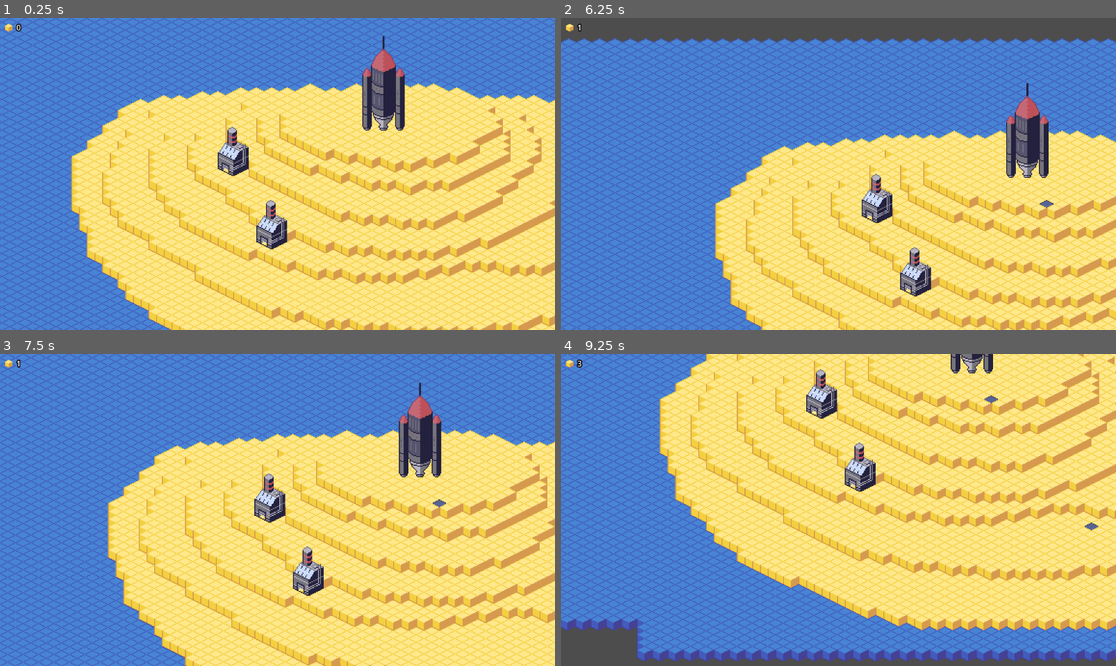
Above: before the commit, frames 1-4 (two rows, left to right).
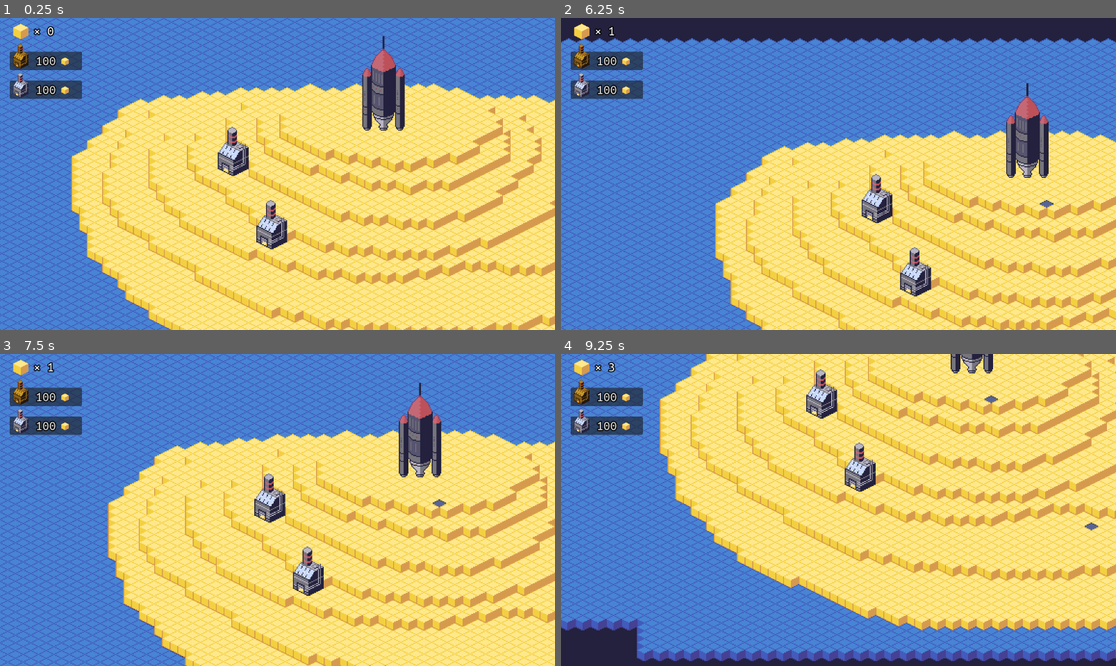
Above: after the commit, the same moments.

Repository: paul-maxime/rocket-of-sand
Game: Godot game, scene res://scenes/Island.tscn
Same seed, same stepped clock (60 frames per second), same inputs: the game is played once before the commit and once after it.
Inputs (mouse positions are in pixels of both pictures, inside the frame that each line leads up to):
- Up to frame 1 (0.25 s): no input
- Up to frame 2 (6.25 s): click (605, 61) at 0.5 s, where only the run after the commit has a clickable "100"; click (605, 89) at 1.25 s, where only the run after the commit has a clickable "100"; click (605, 61) at 2 s, where only the run after the commit has a clickable "100"; click (605, 89) at 2.75 s, where only the run after the commit has a clickable "100"; click (605, 61) at 3.5 s, where only the run after the commit has a clickable "100"; click (605, 89) at 4.25 s, where only the run after the commit has a clickable "100"; move the mouse to (960, 158) at 5.02 s; click (960, 158) at 5.17 s; tap Enter at 5.75 s; drag from (727, 189) to (810, 236) at 5.77 s
- Up to frame 3 (7.5 s): tap Space at 6.5 s; move the mouse to (333, 441) at 6.52 s; click (333, 441) at 6.67 s; tap Enter at 7.25 s; drag from (249, 572) to (111, 463) at 7.27 s
- Up to frame 4 (9.25 s): tap Space at 8 s; move the mouse to (1005, 556) at 8.02 s; click (1005, 556) at 8.17 s; tap Enter at 8.75 s; drag from (672, 463) to (755, 432) at 8.77 s

The runs differ from the first frame. In frame 1, 1.8% of the frame differs, in the area x 0-15%, y 1-27%; in frame 2, 8.7%, in the area x 0-100%, y 0-27%; in frame 3, 1.8%; in frame 4, 5.2%.

Commit message:
Add a basic UI with 2 buttons, set the bg color

Diff:
--- a/project.godot
+++ b/project.godot
@@ -29,4 +29,5 @@
 textures/canvas_textures/default_texture_filter=0
 renderer/rendering_method="gl_compatibility"
 renderer/rendering_method.mobile="gl_compatibility"
+environment/defaults/default_clear_color=Color(0.137255, 0.129412, 0.239216, 1)
 environment/canvas_textures/default_texture_filter=0
--- /dev/null
+++ b/resources/DefaultTheme.tres
@@ -0,0 +1,11 @@
+[gd_resource type="Theme" load_steps=2 format=3 uid="uid://dkipchea646ox"]
+
+[ext_resource type="FontFile" uid="uid://dqt80akciem7a" path="res://resources/fonts/UbuntuMono-Regular.ttf" id="1_oj5fo"]
+
+[resource]
+default_font = ExtResource("1_oj5fo")
+default_font_size = 28
+Button/colors/font_outline_color = Color(0, 0, 0, 1)
+Button/constants/outline_size = 8
+Label/colors/font_outline_color = Color(0, 0, 0, 1)
+Label/constants/outline_size = 8
--- a/scenes/Island.tscn
+++ b/scenes/Island.tscn
@@ -7,6 +7,8 @@
 [ext_resource type="Script" path="res://scripts/GameManager.gd" id="3_5rtui"]
 [ext_resource type="Texture2D" uid="uid://co1dhywe57swo" path="res://resources/rocket.png" id="4_2y4em"]
 [ext_resource type="Script" path="res://scripts/ResourcesManager.gd" id="4_o16af"]
+[ext_resource type="Theme" uid="uid://dkipchea646ox" path="res://resources/DefaultTheme.tres" id="5_2x6y7"]
+[ext_resource type="Texture2D" uid="uid://dy7rxp7elc5ny" path="res://resources/sand-32.png" id="6_5jgtx"]
 [ext_resource type="Script" path="res://scripts/EventManager.gd" id="6_7xm2o"]
 [ext_resource type="Script" path="res://scripts/BuildingManager.gd" id="6_abe2r"]
 [ext_resource type="PackedScene" path="res://scenes/GatheringParticles.tscn" id="7_htisa"]
@@ -112,25 +114,6 @@
 [node name="ResourcesManager" type="Node2D" parent="."]
 script = ExtResource("4_o16af")
 
-[node name="CanvasLayer" type="CanvasLayer" parent="ResourcesManager"]
-
-[node name="SandLabel" type="Label" parent="ResourcesManager/CanvasLayer"]
-offset_left = 34.0
-offset_top = 8.0
-offset_right = 123.0
-offset_bottom = 34.0
-theme_override_colors/font_outline_color = Color(0, 0, 0, 1)
-theme_override_constants/outline_size = 8
-text = "0
-"
-
-[node name="SandIcon" type="Sprite2D" parent="ResourcesManager/CanvasLayer/SandLabel"]
-position = Vector2(-24, 4)
-texture = ExtResource("1_n6nwv")
-centered = false
-region_enabled = true
-region_rect = Rect2(0, 0, 16, 16)
-
 [node name="GameManager" type="Node2D" parent="."]
 script = ExtResource("3_5rtui")
 game_duration = 1000
@@ -164,3 +147,65 @@
 z_index = 10
 position = Vector2(-56, -40)
 texture = ExtResource("9_th5ef")
+
+[node name="CanvasLayer" type="CanvasLayer" parent="."]
+
+[node name="SandLabel" type="Label" parent="CanvasLayer"]
+offset_left = 70.0
+offset_top = 12.0
+offset_right = 159.0
+offset_bottom = 60.0
+theme = ExtResource("5_2x6y7")
+text = "× 0
+"
+
+[node name="SandIcon" type="Sprite2D" parent="CanvasLayer/SandLabel"]
+position = Vector2(-43, 0)
+texture = ExtResource("6_5jgtx")
+centered = false
+region_rect = Rect2(0, 0, 16, 16)
+
+[node name="BuyDrillButton" type="Button" parent="CanvasLayer"]
+offset_left = 20.0
+offset_top = 70.0
+offset_right = 170.0
+offset_bottom = 108.0
+focus_mode = 0
+theme = ExtResource("5_2x6y7")
+text = "100"
+
+[node name="DrillIcon" type="Sprite2D" parent="CanvasLayer/BuyDrillButton"]
+modulate = Color(1, 0.698039, 0.164706, 1)
+position = Vector2(7, -29)
+texture = ExtResource("9_th5ef")
+centered = false
+region_rect = Rect2(0, 0, 16, 16)
+
+[node name="SandIcon" type="Sprite2D" parent="CanvasLayer/BuyDrillButton"]
+position = Vector2(107, 12)
+texture = ExtResource("1_n6nwv")
+centered = false
+region_enabled = true
+region_rect = Rect2(0, 0, 16, 16)
+
+[node name="BuyFactoryButton" type="Button" parent="CanvasLayer"]
+offset_left = 20.0
+offset_top = 130.0
+offset_right = 170.0
+offset_bottom = 168.0
+focus_mode = 0
+theme = ExtResource("5_2x6y7")
+text = "100"
+
+[node name="FactoryIcon" type="Sprite2D" parent="CanvasLayer/BuyFactoryButton"]
+position = Vector2(7, -29)
+texture = ExtResource("9_th5ef")
+centered = false
+region_rect = Rect2(0, 0, 16, 16)
+
+[node name="SandIcon" type="Sprite2D" parent="CanvasLayer/BuyFactoryButton"]
+position = Vector2(107, 12)
+texture = ExtResource("1_n6nwv")
+centered = false
+region_enabled = true
+region_rect = Rect2(0, 0, 16, 16)
--- a/scripts/EventManager.gd
+++ b/scripts/EventManager.gd
@@ -7,7 +7,7 @@
 
 var previous_click_position = Vector2()
 
-func _input(event):
+func _unhandled_input(event):
 	if event is InputEventMouseButton:
 		if !event.button_index == MOUSE_BUTTON_LEFT:
 			return
--- a/scripts/ResourcesManager.gd
+++ b/scripts/ResourcesManager.gd
@@ -2,8 +2,8 @@
 
 var sand_money: int = 0
 
-@onready var sand_label: Label = $CanvasLayer/SandLabel
+@onready var sand_label: Label = $"../CanvasLayer/SandLabel"
 
 func update_sand(delta: int):
 	sand_money += delta
-	sand_label.text = str(sand_money)
+	sand_label.text = "× " + str(sand_money)
--- a/shaders/water.tres
+++ b/shaders/water.tres
@@ -270,7 +270,7 @@
 
 }
 "
-graph_offset = Vector2(-1875.17, 327.006)
+graph_offset = Vector2(-2307.56, 680.715)
 mode = 1
 flags/light_only = false
 nodes/vertex/0/position = Vector2(0, 200)
@@ -336,4 +336,4 @@
 nodes/vertex/48/position = Vector2(-2060, 380)
 nodes/vertex/49/node = SubResource("VisualShaderNodeSwitch_11m1j")
 nodes/vertex/49/position = Vector2(-2100, 860)
-nodes/vertex/connections = PackedInt32Array(3, 0, 4, 0, 2, 0, 5, 1, 5, 0, 4, 1, 4, 0, 8, 0, 10, 0, 8, 1, 9, 0, 12, 0, 11, 0, 12, 1, 12, 0, 13, 0, 8, 0, 0, 0, 7, 0, 28, 0, 14, 0, 28, 1, 28, 0, 27, 1, 12, 0, 33, 2, 13, 0, 33, 1, 33, 0, 10, 1, 32, 0, 33, 0, 27, 0, 6, 0, 25, 3, 17, 0, 34, 0, 27, 0, 35, 0, 25, 0, 36, 0, 34, 1, 17, 0, 37, 0, 17, 1, 37, 1, 37, 0, 40, 0, 36, 0, 40, 1, 17, 0, 34, 0, 28, 0, 41, 1, 40, 0, 41, 0, 41, 0, 42, 0, 43, 0, 9, 0, 47, 0, 48, 0, 42, 0, 48, 1, 48, 0, 43, 0, 46, 0, 49, 0, 6, 0, 49, 1, 49, 0, 43, 1)
+nodes/vertex/connections = PackedInt32Array(3, 0, 4, 0, 2, 0, 5, 1, 5, 0, 4, 1, 4, 0, 8, 0, 10, 0, 8, 1, 11, 0, 12, 1, 12, 0, 13, 0, 8, 0, 0, 0, 7, 0, 28, 0, 14, 0, 28, 1, 28, 0, 27, 1, 12, 0, 33, 2, 13, 0, 33, 1, 33, 0, 10, 1, 32, 0, 33, 0, 27, 0, 6, 0, 25, 3, 17, 0, 34, 0, 27, 0, 35, 0, 25, 0, 36, 0, 34, 1, 17, 0, 37, 0, 17, 1, 37, 1, 37, 0, 40, 0, 36, 0, 40, 1, 17, 0, 34, 0, 28, 0, 41, 1, 40, 0, 41, 0, 41, 0, 42, 0, 47, 0, 48, 0, 42, 0, 48, 1, 48, 0, 43, 0, 46, 0, 49, 0, 6, 0, 49, 1, 49, 0, 43, 1, 9, 0, 12, 0, 43, 0, 9, 0)
Binary file added: resources/fonts/UbuntuMono-Regular.ttf
Not shown, added: resources/fonts/UbuntuMono-Regular.ttf.import
Not shown, added: resources/sand-32.png.import
Not shown: 1 places in scenes/Island.tscn that only renumber resources
